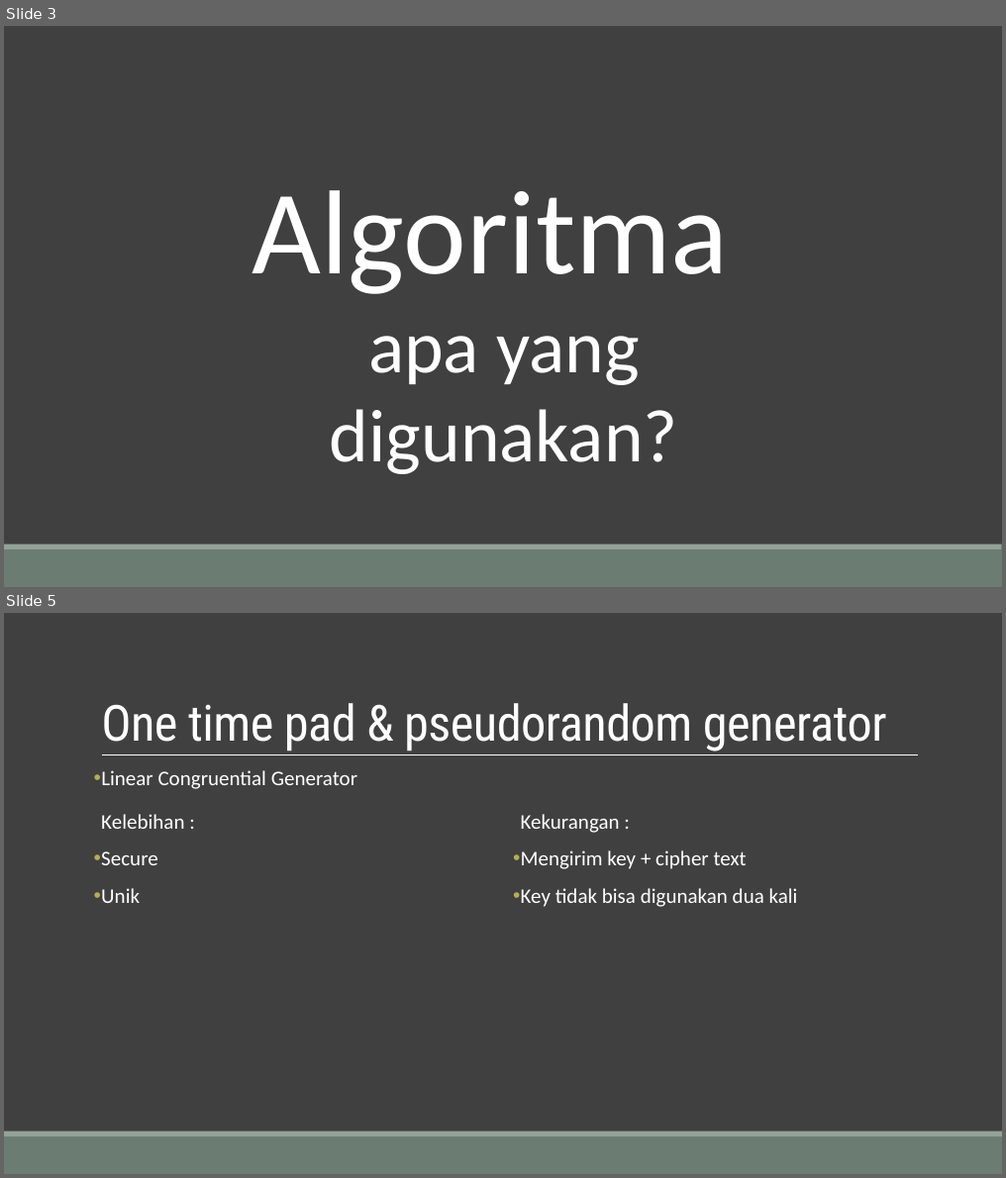
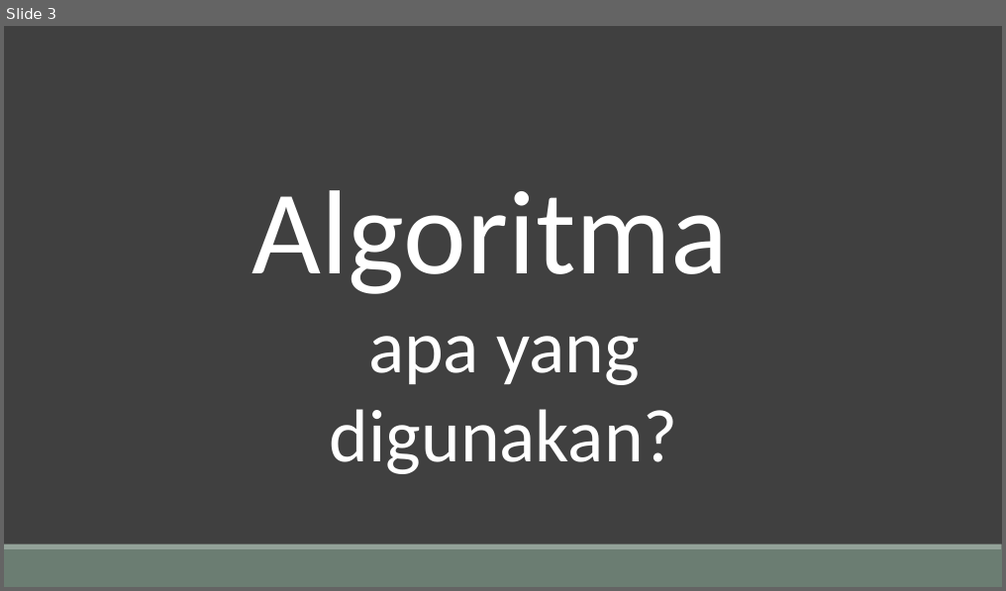
Before and after one commit to Tugas-KIJ/KIJ, a slide deck: docs/algoritma.pptx. Shown one above the other, each under a label of ours: slides 3 and 5 before the commit, slide 3 after it; the slides between them are not shown. The pictures are 1006x1178 and 1006x591 pixels, drawn with LibreOffice and Linux fonts; fonts in the diff are those of the drawing. Boxes give left, top, right and bottom in pixels: in the first picture for what was removed or moved away, otherwise in the second. Text is boxed around its words. In the diff, an @@ line names an element or a change of style, - is before the commit and + after.

```diff
--- a/docs/algoritma.pptx
+++ b/docs/algoritma.pptx
@@ slide 5 removed at [4, 613, 1002, 1174], background #404040; not listed: 2 template elements that a slide beside it also shows @@
@@ title removed at [101, 703, 887, 752] @@
-One time pad & pseudorandom generator
@@ line removed from (102, 756) to (918, 756) @@
@@ text removed at [101, 770, 357, 789] @@
-• Linear Congruential Generator
@@ text removed at [101, 814, 184, 903] @@
-  Kelebihan :
-• Secure
-• Unik
@@ text removed at [521, 814, 798, 907] @@
-  Kekurangan :
-• Mengirim key + cipher text
-• Key tidak bisa digunakan dua kali
```
Also in this commit, not shown: 3 slides changed, 1 slide added, 1 other file.
